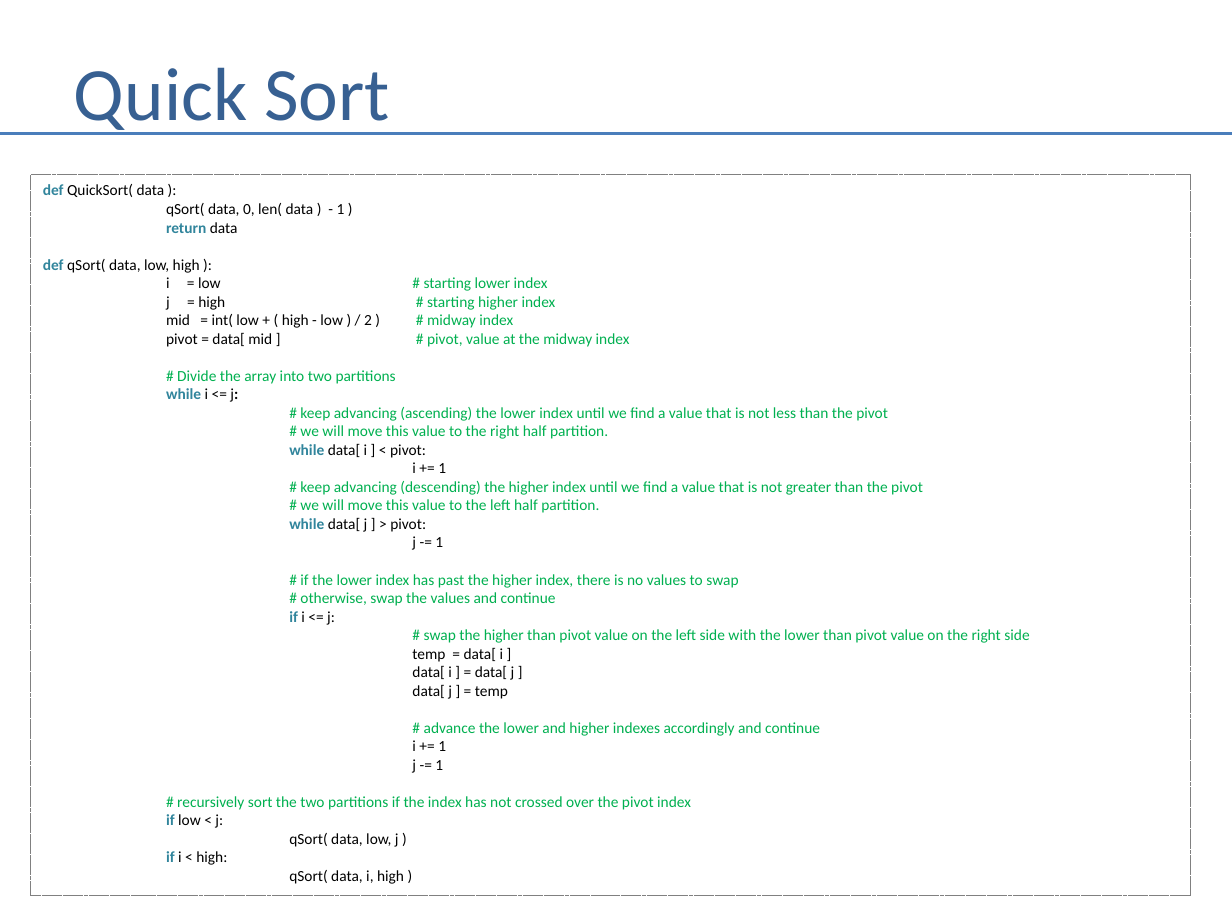
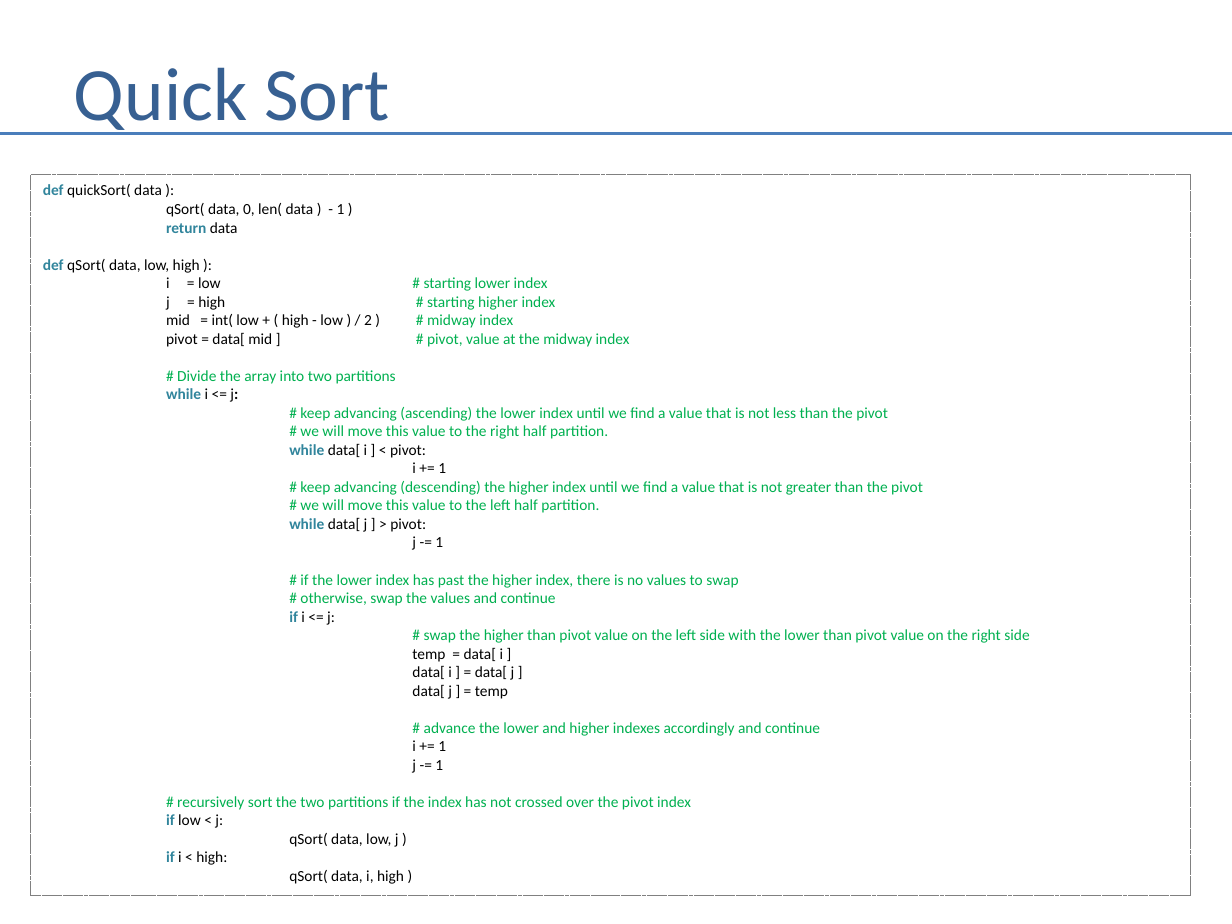
Before and after one commit to andrewferlitsch/Portland-Data-Science-Group, a slide deck: slide 78 of Presentations/Whiteboarding.pptx. Drawn at 1232x924 pixels with LibreOffice and Linux fonts; fonts in the diff are those of the drawing. Boxes give left, top, right and bottom in pixels: in the first picture for what was removed or moved away, otherwise in the second. Text is boxed around its words. In the diff, an @@ line names an element or a change of style, - is before the commit and + after.

```diff
--- a/Presentations/Whiteboarding.pptx
+++ b/Presentations/Whiteboarding.pptx
@@ text in rectangle at bbox=[43, 184, 162, 198]: text changed @@
-def QuickSort( data ):
+def quickSort( data ):
```
Also in this commit, not shown: 9 other slides changed, 1 other file.
